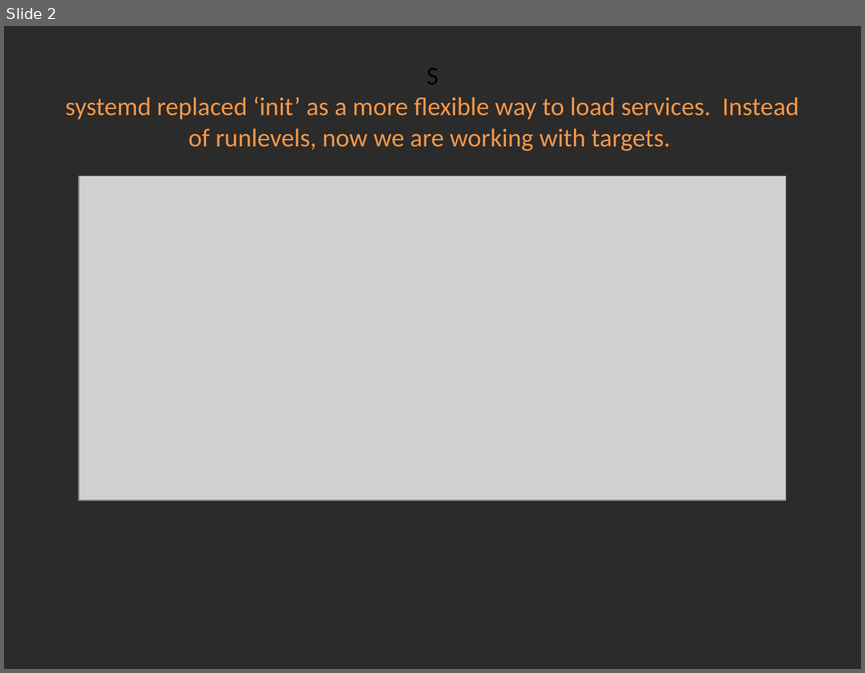
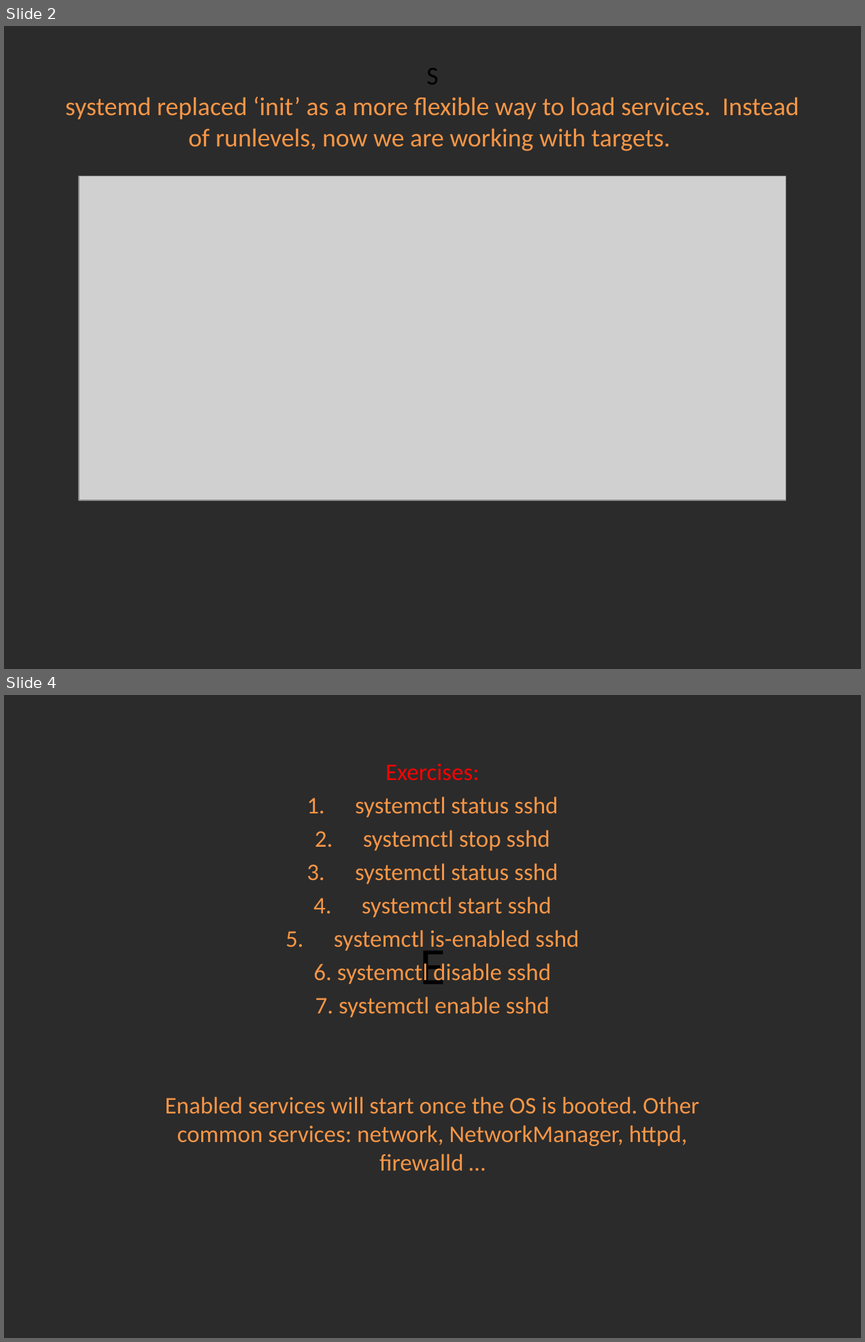
Before and after one commit to Academy-Soft-Intellect/Linux-Course, a slide deck: 10.SystemDAndTheBootProcedure/10-SystemDAndTheBootProcedure.pptx. Shown one above the other, each under a label of ours: slide 2 before the commit, slides 2 and 4 after it; the slides between them are not shown. The pictures are 865x673 and 865x1342 pixels, drawn with LibreOffice and Linux fonts; fonts in the diff are those of the drawing; grey boxes stand for pictures; background and template pictures are left out; a plain dark background stands for a picture behind light text. Boxes give left, top, right and bottom in pixels: in the first picture for what was removed or moved away, otherwise in the second. Text is boxed around its words. In the diff, an @@ line names an element or a change of style, - is before the commit and + after.

```diff
--- a/10.SystemDAndTheBootProcedure/10-SystemDAndTheBootProcedure.pptx
+++ b/10.SystemDAndTheBootProcedure/10-SystemDAndTheBootProcedure.pptx
@@ slide 4 added at (4, 695, 861, 1338), background picture (left out) @@
@@ subtitle added at (165, 764, 699, 1171), 20 pt, text #F79646 @@
+Exercises:
+1. systemctl status sshd
+2. systemctl stop sshd
+3. systemctl status sshd
+4. systemctl start sshd
+5. systemctl is-enabled sshd
+6. systemctl disable sshd
+7. systemctl enable sshd
+Enabled services will start once the OS is booted. Other common services: network, NetworkManager, httpd, firewalld …
@@ title added at (419, 940, 445, 984), 44 pt, text #000000 @@
+E
```
Also in this commit, not shown: 1 slide changed, 6 other slides added, 2 other files.
